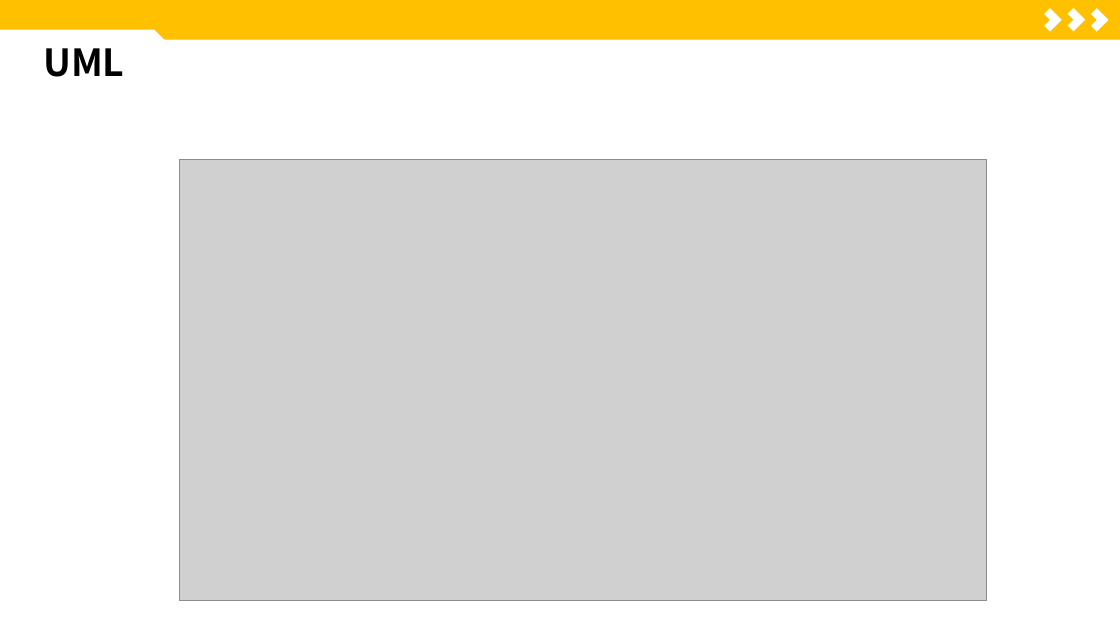
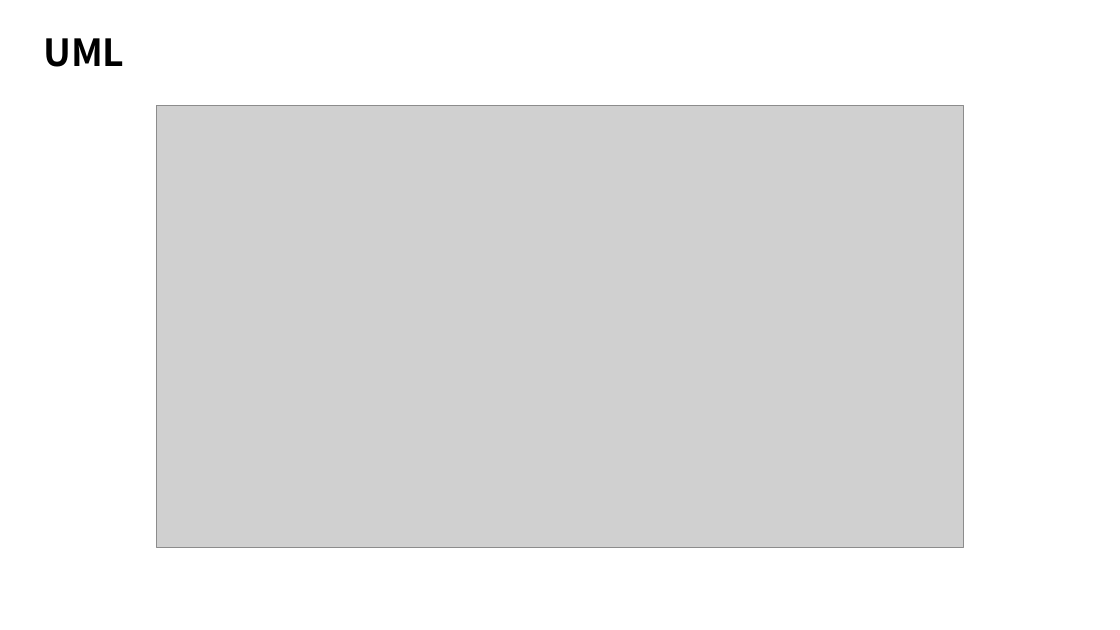
Before and after one commit to ShinHyerin/Hotel-Service-Optimization-AI, a slide deck: slide 14 of presentation/포트폴리오_신혜린.pptx (slide 17 before the commit). Drawn at 1120x630 pixels with LibreOffice and Linux fonts; fonts in the diff are those of the drawing; grey boxes stand for pictures. Boxes give left, top, right and bottom in pixels: in the first picture for what was removed or moved away, otherwise in the second. Text is boxed around its words. In the diff, an @@ line names an element or a change of style, - is before the commit and + after.

```diff
--- a/presentation/포트폴리오_신혜린.pptx
+++ b/presentation/포트폴리오_신혜린.pptx
@@ text "UML": place and size @@
-text "UML" at (43, 48, 124, 77)
+text "UML" at (43, 38, 124, 67)
@@ rectangle removed at (0, 0, 1120, 39) @@
@@ snip rect removed at (0, 29, 166, 96) @@
@@ corner removed at (1038, 8, 1062, 32) @@
@@ corner removed at (1062, 8, 1086, 32) @@
@@ corner removed at (1085, 8, 1109, 32) @@
@@ picture: place and size @@
-picture at (179, 160, 986, 602)
+picture at (156, 106, 964, 548)
```
Also in this commit, not shown: 9 other slides changed, 3 slides removed.
